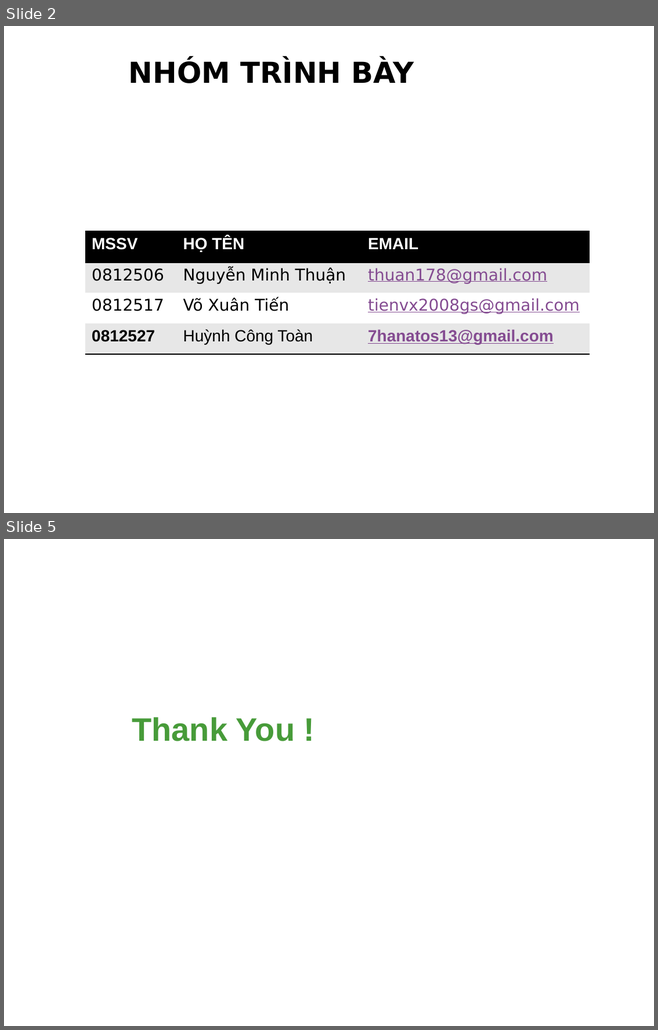
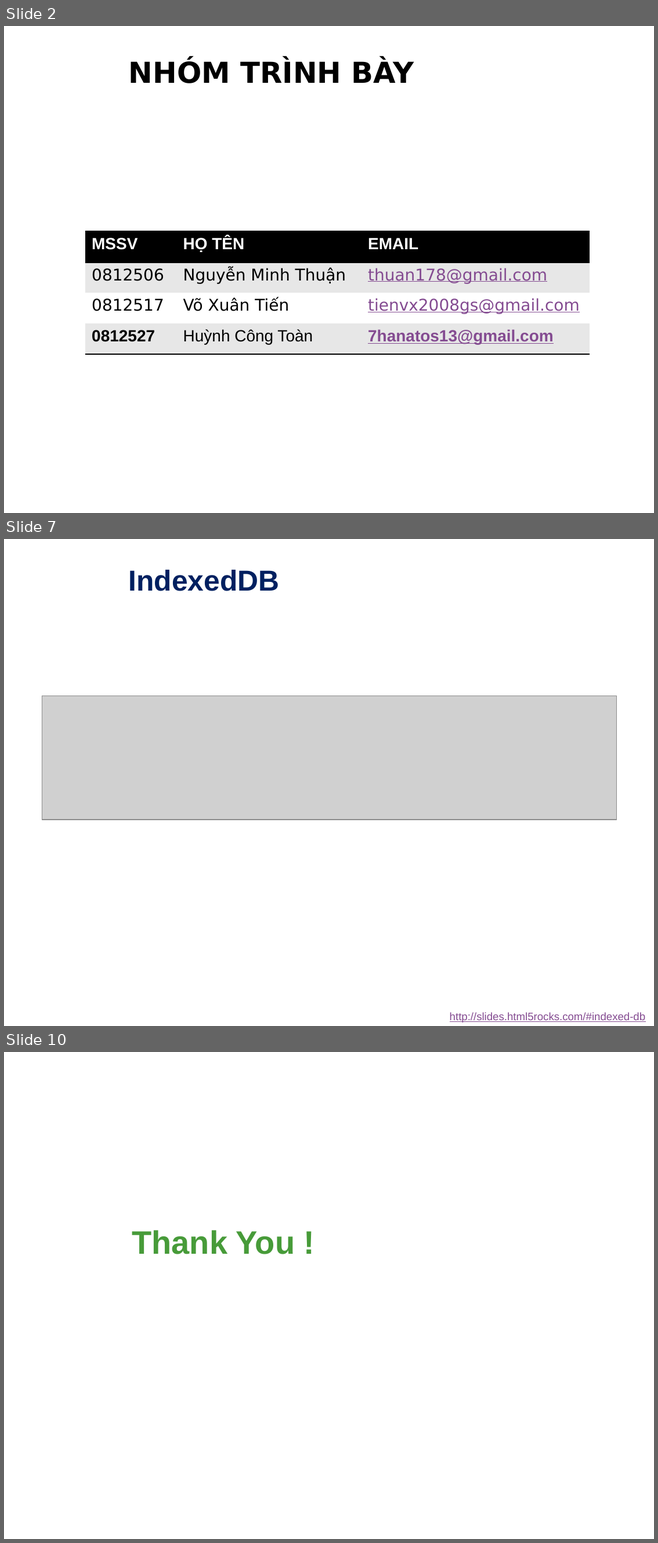
Before and after one commit to Alex7Huynh/lthd061727, a slide deck: Serminar Html5/1. Slide/HTML5.pptx. Shown one above the other, each under a label of ours: slides 2 and 5 before the commit, slides 2, 7 and 10 after it; the slides between them are not shown. The pictures are 658x1030 and 658x1543 pixels, drawn with LibreOffice and Linux fonts; fonts in the diff are those of the drawing; grey boxes stand for pictures; background and template pictures are left out. Boxes give left, top, right and bottom in pixels: in the first picture for what was removed or moved away, otherwise in the second. Text is boxed around its words. In the diff, an @@ line names an element or a change of style, - is before the commit and + after.

```diff
--- a/Serminar Html5/1. Slide/HTML5.pptx
+++ b/Serminar Html5/1. Slide/HTML5.pptx
@@ slide 7 added at <box>4,539,654,1026</box>, background picture (left out) @@
@@ title added at <box>129,570,280,591</box>, 32 pt, text #002060, bold @@
+IndexedDB
@@ picture added at <box>42,696,616,820</box> @@
@@ text added at <box>449,1012,645,1023</box>, 12 pt, text #844B91, underline @@
+http://slides.html5rocks.com/#indexed-db
@@ what was slide 5 is now slide 10 @@
```
Also in this commit, not shown: 1 slide changed, 5 other slides added, 1 slide removed, 1 other file.
